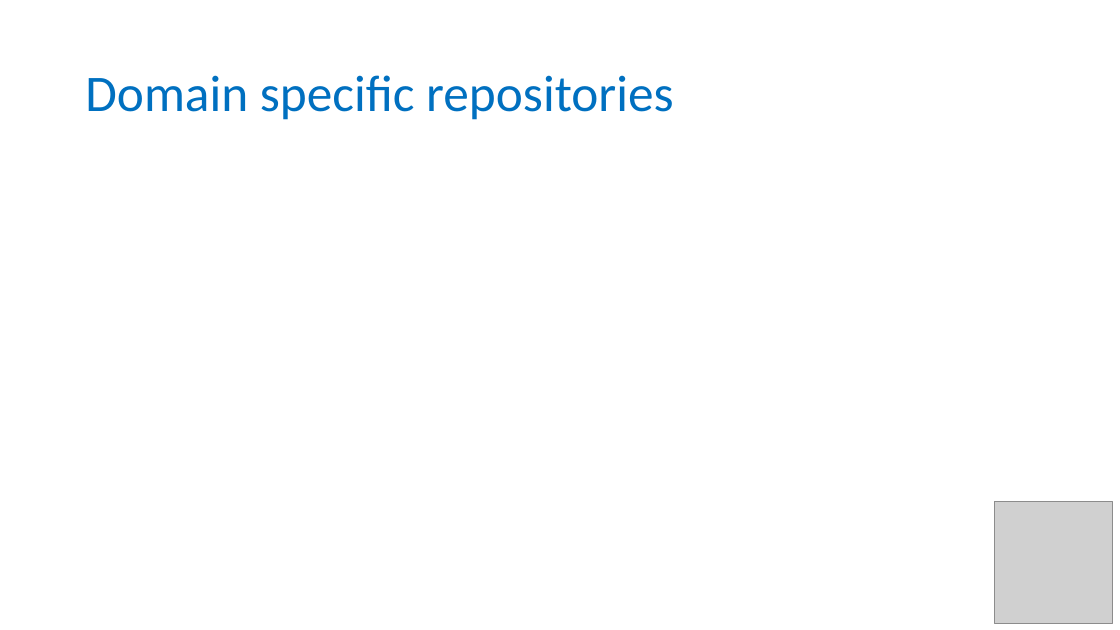
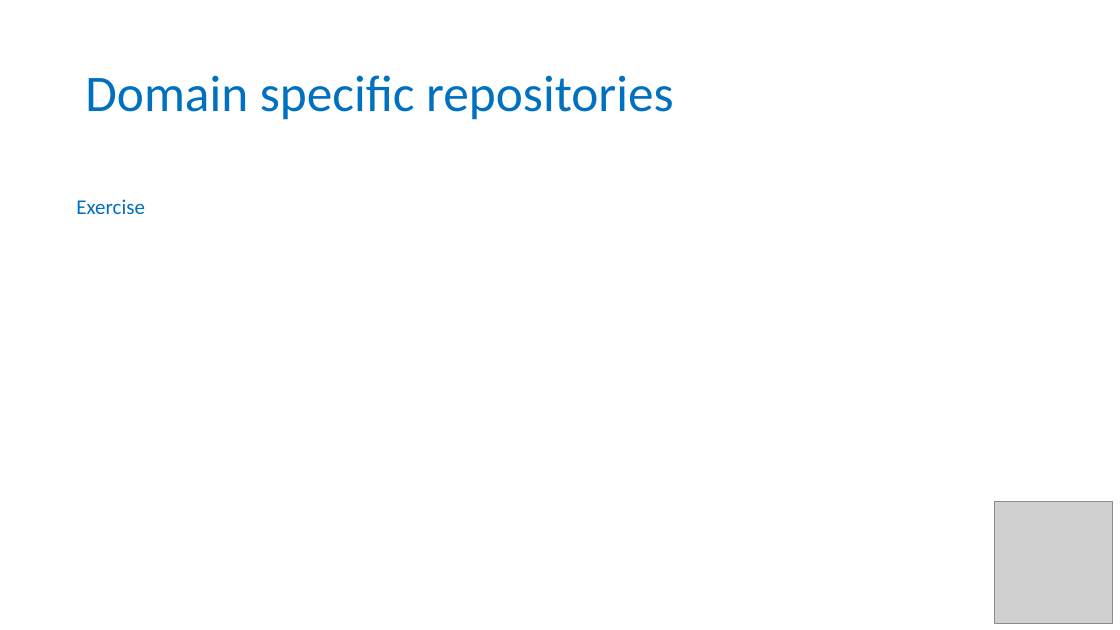
Before and after one commit to tobyhodges/solid-waddle, a slide deck: slide 11 of instructors/Repositories.pptx (slide 10 before the commit). Drawn at 1120x630 pixels with LibreOffice and Linux fonts; fonts in the diff are those of the drawing; grey boxes stand for pictures. Boxes give left, top, right and bottom in pixels: in the first picture for what was removed or moved away, otherwise in the second. Text is boxed around its words. In the diff, an @@ line names an element or a change of style, - is before the commit and + after.

Commit message:
Repositories tweaks after run

```diff
--- a/instructors/Repositories.pptx
+++ b/instructors/Repositories.pptx
@@ text added at (76, 199, 145, 214), 18 pt, text #0070C0 @@
+Exercise
```
Also in this commit, not shown: 2 other slides changed, 3 slides added, 1 slide removed, 3 other files.
